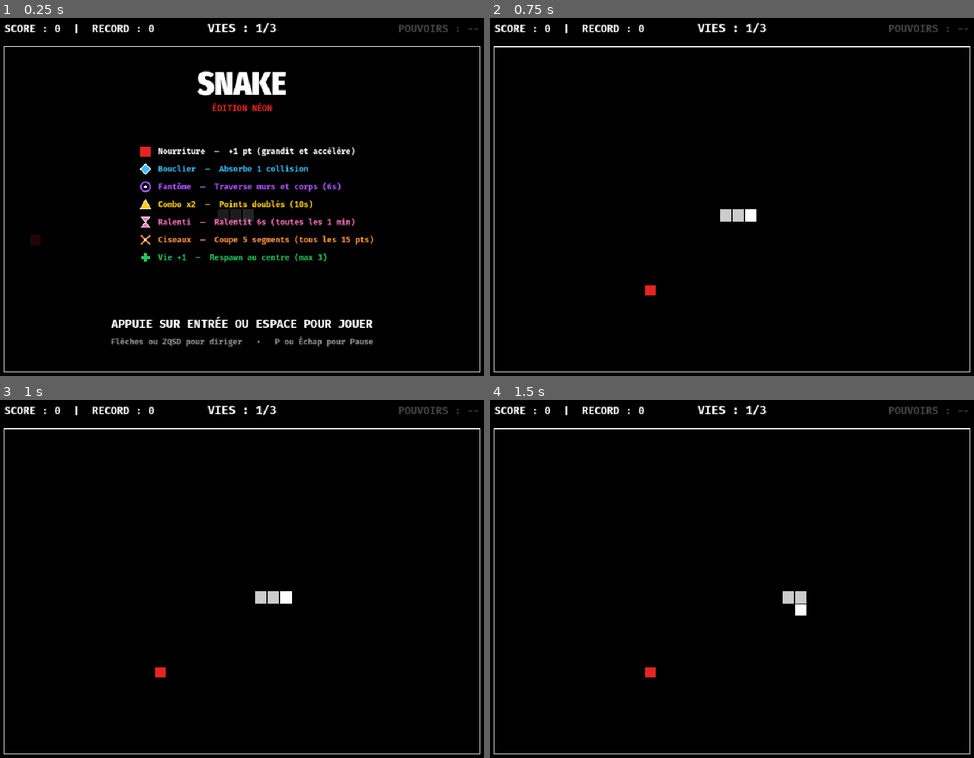
Above: before the commit, frames 1-4 (two rows, left to right).
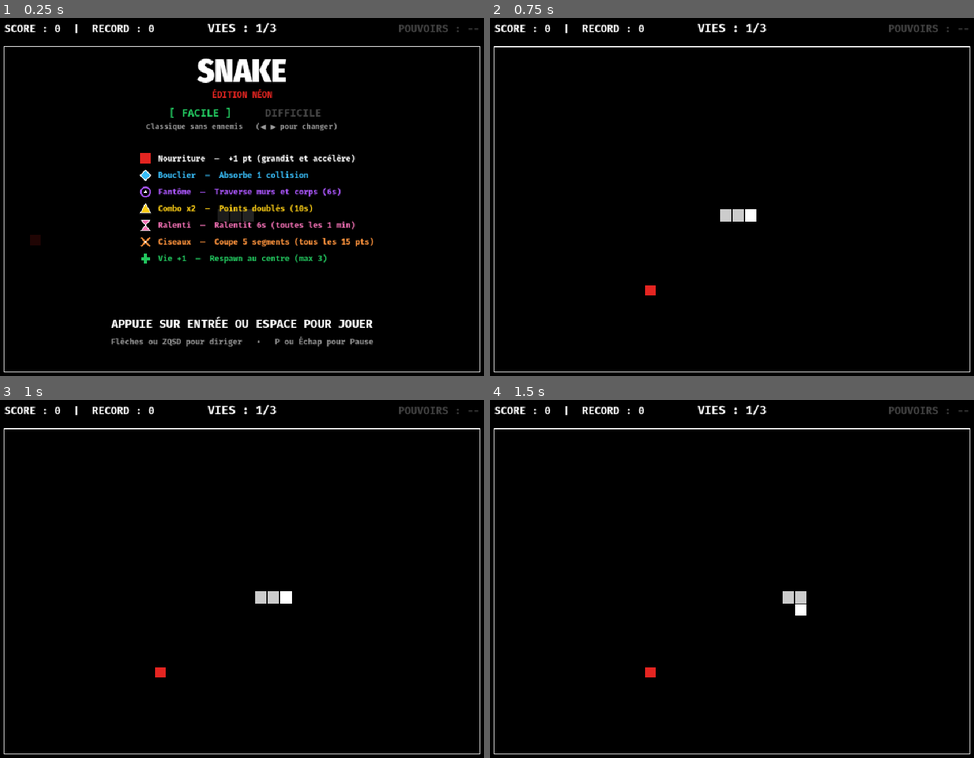
Above: after the commit, the same moments.

Repository: shinkiflinn-ops/snake
Game: Godot game, scene res://node_2d.tscn
Two runs of this game, one before a commit and one after it. Both use one fixed random seed, a clock stepped at 60 frames per second and the inputs below.
Inputs:
- Up to frame 1 (0.25 s): no input
- Up to frame 2 (0.75 s): tap Enter at 0.5, 0.6 s; hold Right from 0.53 s (still down)
- Up to frame 3 (1 s): keep holding Right; tap Space at 0.77, 0.8 s
- Up to frame 4 (1.5 s): tap Space at 1.07, 1.35 s; release Right at 1.28 s; hold Down from 1.28 s (still down)

The runs differ from the first frame. In frame 1, 6.5% of the frame differs, in the area x 28-78%, y 11-69%; in frame 2, nothing differs; in frame 3, nothing differs; in frame 4, nothing differs.

Commit message:
Add Facile/Difficile difficulty levels with enemy snake pairs every 90s

Diff:
--- a/snake.gd
+++ b/snake.gd
@@ -26,8 +26,15 @@
 const REDUCTION_CISEAUX := 5      # nombre de segments coupés par les Ciseaux
 const TAILLE_MIN_SERPENT := 3
 
+# Paramètres du mode Difficile (serpents ennemis par paires toutes les 90 s)
+const INTERVALLE_ENNEMIS := 90.0
+const DUREE_ALERTE_ENNEMIS := 2.5
+const DELAI_PAS_ENNEMI := 0.095
+const LONGUEUR_SERPENT_ENNEMI := 9
+
 enum TypeBonus { BOUCLIER, VIE, FANTOME, COMBO_X2, RALENTI, CISEAUX }
 enum EtatJeu { MENU, JEU, PAUSE, GAME_OVER }
+enum Difficulte { FACILE, DIFFICILE }
 
 # Poids d'apparition par bonus aléatoire (Ciseaux chaque 15 pts, Ralenti chaque 1 min)
 const POIDS_BONUS := {
@@ -49,6 +56,8 @@
 const COULEUR_COMBO_X2 := Color("#facc15")
 const COULEUR_RALENTI := Color("#f472b6")
 const COULEUR_CISEAUX := Color("#fb923c")
+const COULEUR_ENNEMI_TETE := Color("#ff2a2a")
+const COULEUR_ENNEMI_CORPS := Color("#991b1b")
 const COULEUR_TEXTE := Color("#ffffff")
 const COULEUR_TEXTE_INACTIF := Color("#444444")
 const CHEMIN_SAUVEGARDE := "user://snake_save.cfg"
@@ -66,8 +75,18 @@
 var temps_fantome := 0.0
 var temps_combo_x2 := 0.0
 var temps_ralenti := 0.0
+var difficulte := Difficulte.FACILE
+var serpents_ennemis: Array[Dictionary] = [] # [{ "segments": Array[Vector2i], "dir": Vector2i }]
+var alertes_ennemis: Array[Dictionary] = []  # [{ "entree": Vector2i, "dir": Vector2i, "temps_restant": float }]
+var temps_prochaine_vague := INTERVALLE_ENNEMIS
+var timer_pas_ennemi := 0.0
+var temps_immunite_collision := 0.0
 var score := 0
 var meilleur_score := 0
+var meilleurs_scores := {
+	Difficulte.FACILE: 0,
+	Difficulte.DIFFICILE: 0,
+}
 var nouveau_record := false
 var etat_jeu := EtatJeu.MENU
 var minuteur: Timer
@@ -92,6 +111,7 @@
 var son_bouclier_brise: AudioStreamWAV
 var son_degat: AudioStreamWAV
 var son_perdu: AudioStreamWAV
+var son_alerte: AudioStreamWAV
 
 # Effets visuels / Jutosité (Game Feel) & Polices
 var police_ui: Font
@@ -157,6 +177,31 @@
 				if temps_ralenti == 0.0:
 					_maj_vitesse()
 				modifie = true
+			if temps_immunite_collision > 0.0:
+				temps_immunite_collision = maxf(0.0, temps_immunite_collision - delta)
+			if difficulte == Difficulte.DIFFICILE:
+				if temps_prochaine_vague > 0.0:
+					temps_prochaine_vague -= delta
+					if temps_prochaine_vague <= 0.0:
+						temps_prochaine_vague += INTERVALLE_ENNEMIS
+						_preparer_vague_ennemis()
+						modifie = true
+				for j in range(alertes_ennemis.size() - 1, -1, -1):
+					alertes_ennemis[j]["temps_restant"] -= delta
+					if alertes_ennemis[j]["temps_restant"] <= 0.0:
+						var alerte: Dictionary = alertes_ennemis[j]
+						alertes_ennemis.remove_at(j)
+						_faire_apparaitre_serpent_ennemi(alerte["entree"], alerte["dir"])
+					modifie = true
+				if not serpents_ennemis.is_empty():
+					var pas_ennemi := DELAI_PAS_ENNEMI * (FACTEUR_RALENTI if temps_ralenti > 0.0 else 1.0)
+					timer_pas_ennemi += delta
+					while timer_pas_ennemi >= pas_ennemi:
+						timer_pas_ennemi -= pas_ennemi
+						_avancer_ennemis()
+						modifie = true
+						if etat_jeu != EtatJeu.JEU or temps_pause_respawn > 0.0:
+							break
 		for i in range(bonus_actifs.size() - 1, -1, -1):
 			bonus_actifs[i]["temps_restant"] -= delta
 			if bonus_actifs[i]["temps_restant"] <= 0.0:
@@ -256,6 +301,8 @@
 func _nouvelle_partie() -> void:
 	_reinitialiser_serpent()
 	bonus_actifs.clear()
+	serpents_ennemis.clear()
+	alertes_ennemis.clear()
 	particules.clear()
 	textes_flottants.clear()
 	intensite_secousse = 0.0
@@ -263,6 +310,9 @@
 	temps_pause_respawn = 0.0
 	cooldown_vie_restant = 0.0
 	temps_prochain_ralenti = INTERVALLE_RALENTI
+	temps_prochaine_vague = INTERVALLE_ENNEMIS
+	timer_pas_ennemi = 0.0
+	temps_immunite_collision = 0.0
 	prochain_palier_ciseaux = PALIER_POINTS_CISEAUX
 	vies = VIES_DEPART
 	a_bouclier = false
@@ -270,6 +320,7 @@
 	temps_combo_x2 = 0.0
 	temps_ralenti = 0.0
 	score = 0
+	meilleur_score = int(meilleurs_scores[difficulte])
 	nouveau_record = false
 	etat_jeu = EtatJeu.JEU
 	_maj_volume_musique()
@@ -355,7 +406,19 @@
 	if not (evenement is InputEventKey and evenement.pressed and not evenement.echo):
 		return
 
-	if etat_jeu == EtatJeu.MENU or etat_jeu == EtatJeu.GAME_OVER:
+	if etat_jeu == EtatJeu.MENU:
+		if evenement.physical_keycode in [KEY_LEFT, KEY_A, KEY_RIGHT, KEY_D]:
+			difficulte = Difficulte.DIFFICILE if difficulte == Difficulte.FACILE else Difficulte.FACILE
+			meilleur_score = int(meilleurs_scores[difficulte])
+			_jouer_son(son_demarrer, 1.15 if difficulte == Difficulte.DIFFICILE else 0.9)
+			queue_redraw()
+			return
+		if evenement.keycode == KEY_ENTER or evenement.keycode == KEY_SPACE:
+			_jouer_son(son_demarrer)
+			_nouvelle_partie()
+		return
+
+	if etat_jeu == EtatJeu.GAME_OVER:
 		if evenement.keycode == KEY_ENTER or evenement.keycode == KEY_SPACE:
 			_jouer_son(son_demarrer)
 			_nouvelle_partie()
@@ -410,17 +473,19 @@
 	var corps: Array = serpent if mange else serpent.slice(0, serpent.size() - 1)
 	var touche_mur := nouvelle_tete.x < 0 or nouvelle_tete.x >= COLONNES or nouvelle_tete.y < 0 or nouvelle_tete.y >= LIGNES
 	var touche_corps := nouvelle_tete in corps
-
-	if touche_mur or touche_corps:
+	var touche_ennemi := temps_immunite_collision <= 0.0 and _case_sur_ennemi(nouvelle_tete)
+
+	if touche_mur or touche_corps or touche_ennemi:
 		var pos_impact := _centre_case(serpent[0])
 		if temps_fantome > 0.0:
-			# Mode Fantôme : traverse librement son corps et passe de l'autre côté des murs
+			# Mode Fantôme : traverse librement son corps, les ennemis et passe de l'autre côté des murs
 			if touche_mur:
 				nouvelle_tete = Vector2i(posmod(nouvelle_tete.x, COLONNES), posmod(nouvelle_tete.y, LIGNES))
 				mange = nouvelle_tete == nourriture
 		elif a_bouclier:
-			# Le bouclier absorbe la collision : on traverse le corps ou on passe de l'autre côté du mur
+			# Le bouclier absorbe la collision : on traverse le corps/ennemi ou on passe de l'autre côté du mur
 			a_bouclier = false
+			temps_immunite_collision = 0.45
 			_creer_particules(pos_impact, COULEUR_BOUCLIER, 18, 220.0)
 			_creer_particules(pos_impact, COULEUR_TETE, 8, 150.0)
 			_creer_texte_flottant(pos_impact, "BOUCLIER BRISÉ !", COULEUR_BOUCLIER)
@@ -433,6 +498,8 @@
 		elif vies > 1:
 			# On perd une vie et on réapparaît au centre avec une micro-pause lisible
 			vies -= 1
+			serpents_ennemis.clear()
+			alertes_ennemis.clear()
 			_creer_particules(pos_impact, COULEUR_CONSOMMABLE, 18, 220.0)
 			_creer_particules(pos_impact, COULEUR_TETE, 10, 160.0)
 			_declencher_secousse(11.0)
@@ -558,10 +625,110 @@
 					_jouer_son(son_ciseaux)
 
 
+func _preparer_vague_ennemis() -> void:
+	var horizontal := randi() % 2 == 0
+	if horizontal:
+		var y1 := randi_range(2, LIGNES - 3)
+		var y2 := posmod(y1 + randi_range(5, 10), LIGNES - 4) + 2
+		if y2 == y1:
+			y2 = posmod(y1 + 6, LIGNES - 4) + 2
+		alertes_ennemis.append({"entree": Vector2i(0, y1), "dir": Vector2i.RIGHT, "temps_restant": DUREE_ALERTE_ENNEMIS})
+		alertes_ennemis.append({"entree": Vector2i(COLONNES - 1, y2), "dir": Vector2i.LEFT, "temps_restant": DUREE_ALERTE_ENNEMIS})
+	else:
+		var x1 := randi_range(2, COLONNES - 3)
+		var x2 := posmod(x1 + randi_range(6, 12), COLONNES - 4) + 2
+		if x2 == x1:
+			x2 = posmod(x1 + 8, COLONNES - 4) + 2
+		alertes_ennemis.append({"entree": Vector2i(x1, 0), "dir": Vector2i.DOWN, "temps_restant": DUREE_ALERTE_ENNEMIS})
+		alertes_ennemis.append({"entree": Vector2i(x2, LIGNES - 1), "dir": Vector2i.UP, "temps_restant": DUREE_ALERTE_ENNEMIS})
+	_jouer_son(son_alerte)
+
+
+func _faire_apparaitre_serpent_ennemi(entree: Vector2i, dir: Vector2i) -> void:
+	var segments: Array[Vector2i] = []
+	for k in LONGUEUR_SERPENT_ENNEMI:
+		segments.append(entree - dir * k)
+	serpents_ennemis.append({
+		"segments": segments,
+		"dir": dir,
+	})
+
+
+func _est_dans_grille(c: Vector2i) -> bool:
+	return c.x >= 0 and c.x < COLONNES and c.y >= 0 and c.y < LIGNES
+
+
+func _avancer_ennemis() -> void:
+	for i in range(serpents_ennemis.size() - 1, -1, -1):
+		var ennemi: Dictionary = serpents_ennemis[i]
+		var segments: Array[Vector2i] = ennemi["segments"]
+		var dir: Vector2i = ennemi["dir"]
+		var nouvelle_tete := segments[0] + dir
+		segments.push_front(nouvelle_tete)
+		segments.pop_back()
+
+		var encore_visible := false
+		for seg in segments:
+			if _est_dans_grille(seg):
+				encore_visible = true
+				break
+		if not encore_visible:
+			serpents_ennemis.remove_at(i)
+			continue
+
+		if temps_fantome <= 0.0 and temps_immunite_collision <= 0.0 and nouvelle_tete == serpent[0]:
+			_gerer_collision_ennemi()
+			if etat_jeu != EtatJeu.JEU or temps_pause_respawn > 0.0:
+				return
+
+
+func _case_sur_ennemi(case_pos: Vector2i) -> bool:
+	for ennemi in serpents_ennemis:
+		if case_pos in ennemi["segments"]:
+			return true
+	return false
+
+
+func _gerer_collision_ennemi() -> void:
+	var pos_impact := _centre_case(serpent[0])
+	if a_bouclier:
+		a_bouclier = false
+		temps_immunite_collision = 0.45
+		_creer_particules(pos_impact, COULEUR_BOUCLIER, 18, 220.0)
+		_creer_particules(pos_impact, COULEUR_TETE, 8, 150.0)
+		_creer_texte_flottant(pos_impact, "BOUCLIER BRISÉ !", COULEUR_BOUCLIER)
+		_declencher_secousse(8.0)
+		_declencher_flash(COULEUR_BOUCLIER, 0.22)
+		_jouer_son(son_bouclier_brise)
+	elif vies > 1:
+		vies -= 1
+		serpents_ennemis.clear()
+		alertes_ennemis.clear()
+		_creer_particules(pos_impact, COULEUR_CONSOMMABLE, 18, 220.0)
+		_creer_particules(pos_impact, COULEUR_TETE, 10, 160.0)
+		_declencher_secousse(11.0)
+		_declencher_flash(COULEUR_CONSOMMABLE, 0.30)
+		_jouer_son(son_degat)
+		_reinitialiser_serpent()
+		_creer_texte_flottant(_centre_case(serpent[0]), "-1 VIE !", COULEUR_CONSOMMABLE)
+		minuteur.stop()
+		temps_pause_respawn = 0.65
+	else:
+		vies = 0
+		_creer_particules(pos_impact, COULEUR_CONSOMMABLE, 22, 240.0)
+		_creer_particules(pos_impact, COULEUR_TETE, 14, 180.0)
+		_declencher_secousse(13.0)
+		_declencher_flash(COULEUR_CONSOMMABLE, 0.35)
+		_finir_partie()
+
+
 func _trouver_case_libre(eviter_nourriture := true) -> Vector2i:
 	var occupees := {}
 	for segment in serpent:
 		occupees[segment] = true
+	for ennemi in serpents_ennemis:
+		for seg in ennemi["segments"]:
+			occupees[seg] = true
 	if eviter_nourriture:
 		occupees[nourriture] = true
 	for bonus in bonus_actifs:
@@ -590,18 +757,22 @@
 func _charger_meilleur_score() -> void:
 	var config := ConfigFile.new()
 	if config.load(CHEMIN_SAUVEGARDE) == OK:
-		meilleur_score = int(config.get_value("scores", "meilleur", 0))
+		meilleurs_scores[Difficulte.FACILE] = int(config.get_value("scores", "facile", config.get_value("scores", "meilleur", 0)))
+		meilleurs_scores[Difficulte.DIFFICILE] = int(config.get_value("scores", "difficile", 0))
+	meilleur_score = int(meilleurs_scores[difficulte])
 
 
 func _sauvegarder_meilleur_score() -> void:
 	var config := ConfigFile.new()
-	config.set_value("scores", "meilleur", meilleur_score)
+	config.set_value("scores", "facile", meilleurs_scores[Difficulte.FACILE])
+	config.set_value("scores", "difficile", meilleurs_scores[Difficulte.DIFFICILE])
 	config.save(CHEMIN_SAUVEGARDE)
 
 
 func _verifier_record() -> void:
 	if score > meilleur_score:
 		meilleur_score = score
+		meilleurs_scores[difficulte] = score
 		nouveau_record = true
 
 
@@ -653,6 +824,7 @@
 	son_bouclier_brise = _creer_son_impact(320.0, 95.0, 0.24, 0.28, 0.45)
 	son_degat = _creer_son_impact(180.0, 52.0, 0.32, 0.35, 0.50)
 	son_perdu = _creer_son_notes([392.0, 349.23, 311.13, 261.63], 0.14, 0.40, 0.96)
+	son_alerte = _creer_son_notes([880.0, 880.0], 0.14, 0.36, 1.0)
 
 
 func _jouer_son(flux: AudioStreamWAV, pitch := 1.0) -> void:
@@ -838,6 +1010,33 @@
 	for bonus in bonus_actifs:
 		_dessiner_bonus(bonus)
 
+	# 4b. Alertes d'arrivée des serpents ennemis (mode Difficile)
+	for alerte in alertes_ennemis:
+		var t_alerte: float = alerte["temps_restant"]
+		var entree: Vector2i = alerte["entree"]
+		var dir_ennemi: Vector2i = alerte["dir"]
+		var centre_entree := _centre_case(entree)
+		# Ligne de trajectoire discrète
+		var fin_ligne := centre_entree + Vector2(dir_ennemi) * float(maxi(COLONNES, LIGNES) * TAILLE_CASE)
+		fin_ligne.x = clampf(fin_ligne.x, ORIGINE_GRILLE.x, ORIGINE_GRILLE.x + largeur_arene)
+		fin_ligne.y = clampf(fin_ligne.y, ORIGINE_GRILLE.y, ORIGINE_GRILLE.y + hauteur_arene)
+		draw_line(centre_entree, fin_ligne, Color(COULEUR_ENNEMI_TETE.r, COULEUR_ENNEMI_TETE.g, COULEUR_ENNEMI_TETE.b, 0.22), 2.0)
+		if int(t_alerte * 8.0) % 2 == 0:
+			draw_rect(Rect2(ORIGINE_GRILLE + Vector2(entree) * TAILLE_CASE + Vector2(2, 2), Vector2(TAILLE_CASE - 4, TAILLE_CASE - 4)), COULEUR_ENNEMI_TETE, false, 2.0)
+			draw_string(police, Vector2(centre_entree.x - 10.0, centre_entree.y + 6.0), "!", HORIZONTAL_ALIGNMENT_CENTER, 20.0, 18, COULEUR_ENNEMI_TETE)
+
+	# 4c. Serpents ennemis (mode Difficile)
+	for ennemi in serpents_ennemis:
+		var segs: Array[Vector2i] = ennemi["segments"]
+		for k in segs.size():
+			if not _est_dans_grille(segs[k]):
+				continue
+			var couleur_e := COULEUR_ENNEMI_TETE if k == 0 else COULEUR_ENNEMI_CORPS
+			var rect_e := Rect2(ORIGINE_GRILLE + Vector2(segs[k]) * TAILLE_CASE + Vector2(1, 1), Vector2(TAILLE_CASE - 2, TAILLE_CASE - 2))
+			draw_rect(rect_e, couleur_e)
+			if k == 0:
+				draw_rect(rect_e, COULEUR_TETE, false, 1.5)
+
 	# 5. Serpent (clignote pendant la micro-pause après respawn, translucide violet en Mode Fantôme)
 	var afficher_serpent := temps_pause_respawn <= 0.0 or int(temps_pause_respawn * 14.0) % 2 == 0
 	var en_fantome := temps_fantome > 0.0
@@ -894,6 +1093,13 @@
 
 	var statuts_droite: Array[String] = []
 	var couleur_droite := COULEUR_TEXTE_INACTIF
+	if difficulte == Difficulte.DIFFICILE:
+		if not alertes_ennemis.is_empty() or not serpents_ennemis.is_empty():
+			statuts_droite.append("ALERTE !")
+			couleur_droite = COULEUR_ENNEMI_TETE
+		else:
+			statuts_droite.append("VAGUE %.0fs" % ceilf(temps_prochaine_vague))
+			couleur_droite = COULEUR_TEXTE
 	if temps_ralenti > 0.0:
 		statuts_droite.append("RALENTI %.0fs" % ceilf(temps_ralenti))
 		couleur_droite = COULEUR_RALENTI
@@ -910,19 +1116,33 @@
 	# 11. Écrans d'état (Menu Titre, Pause, Game Over)
 	if etat_jeu == EtatJeu.MENU:
 		draw_rect(rect_arene, Color(0, 0, 0, 0.86))
-		var y_base := ORIGINE_GRILLE.y + 92.0
+		var y_base := ORIGINE_GRILLE.y + 68.0
 		draw_string(titre_font, Vector2(ORIGINE_GRILLE.x, y_base), "SNAKE",
 			HORIZONTAL_ALIGNMENT_CENTER, largeur_arene, 62, COULEUR_TETE)
-		draw_string(police, Vector2(ORIGINE_GRILLE.x, y_base + 32), "ÉDITION NÉON",
+		draw_string(police, Vector2(ORIGINE_GRILLE.x, y_base + 30), "ÉDITION NÉON",
 			HORIZONTAL_ALIGNMENT_CENTER, largeur_arene, 16, COULEUR_CONSOMMABLE)
+
+		# Sélecteur de difficulté (FACILE / DIFFICILE)
+		var y_diff := y_base + 66.0
+		var label_facile := "[ FACILE ]" if difficulte == Difficulte.FACILE else "  FACILE  "
+		var label_difficile := "[ DIFFICILE ]" if difficulte == Difficulte.DIFFICILE else "  DIFFICILE  "
+		var centre_x := ORIGINE_GRILLE.x + largeur_arene * 0.5
+		draw_string(police, Vector2(centre_x - 210.0, y_diff), label_facile,
+			HORIZONTAL_ALIGNMENT_RIGHT, 190.0, 20, COULEUR_VIE if difficulte == Difficulte.FACILE else COULEUR_TEXTE_INACTIF)
+		draw_string(police, Vector2(centre_x + 20.0, y_diff), label_difficile,
+			HORIZONTAL_ALIGNMENT_LEFT, 210.0, 20, COULEUR_ENNEMI_TETE if difficulte == Difficulte.DIFFICILE else COULEUR_TEXTE_INACTIF)
+		var desc_diff := "Classique sans ennemis" if difficulte == Difficulte.FACILE else "2 serpents ennemis traversent toutes les 90s"
+		draw_string(police, Vector2(ORIGINE_GRILLE.x, y_diff + 24.0), desc_diff + "   (◀ ▶ pour changer)",
+			HORIZONTAL_ALIGNMENT_CENTER, largeur_arene, 14, COULEUR_TEXTE_INACTIF.lightened(0.45))
+
 		if meilleur_score > 0:
-			draw_string(police, Vector2(ORIGINE_GRILLE.x, y_base + 68), "MEILLEUR SCORE : %d" % meilleur_score,
-				HORIZONTAL_ALIGNMENT_CENTER, largeur_arene, 20, COULEUR_COMBO_X2)
+			draw_string(police, Vector2(ORIGINE_GRILLE.x, y_diff + 50.0), "MEILLEUR SCORE : %d" % meilleur_score,
+				HORIZONTAL_ALIGNMENT_CENTER, largeur_arene, 18, COULEUR_COMBO_X2)
 
 		# Légende des consommables
 		var x_legende := ORIGINE_GRILLE.x + largeur_arene * 0.5 - 185.0
-		var y_leg := y_base + 114.0
-		var pas_y := 34.0
+		var y_leg := y_diff + 86.0
+		var pas_y := 32.0
 		var demi_icone := 10.0
 
 		# Nourriture
